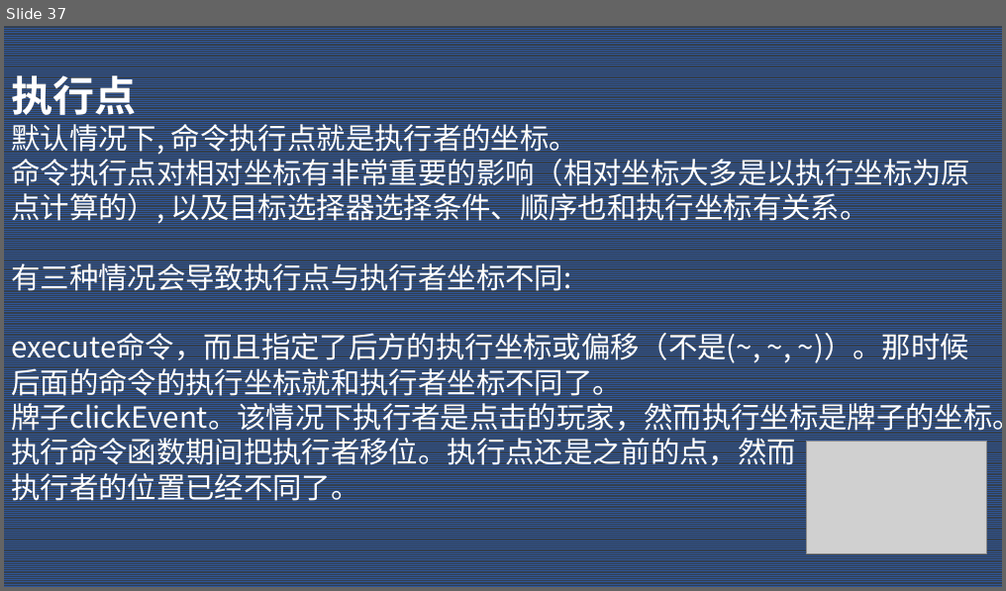
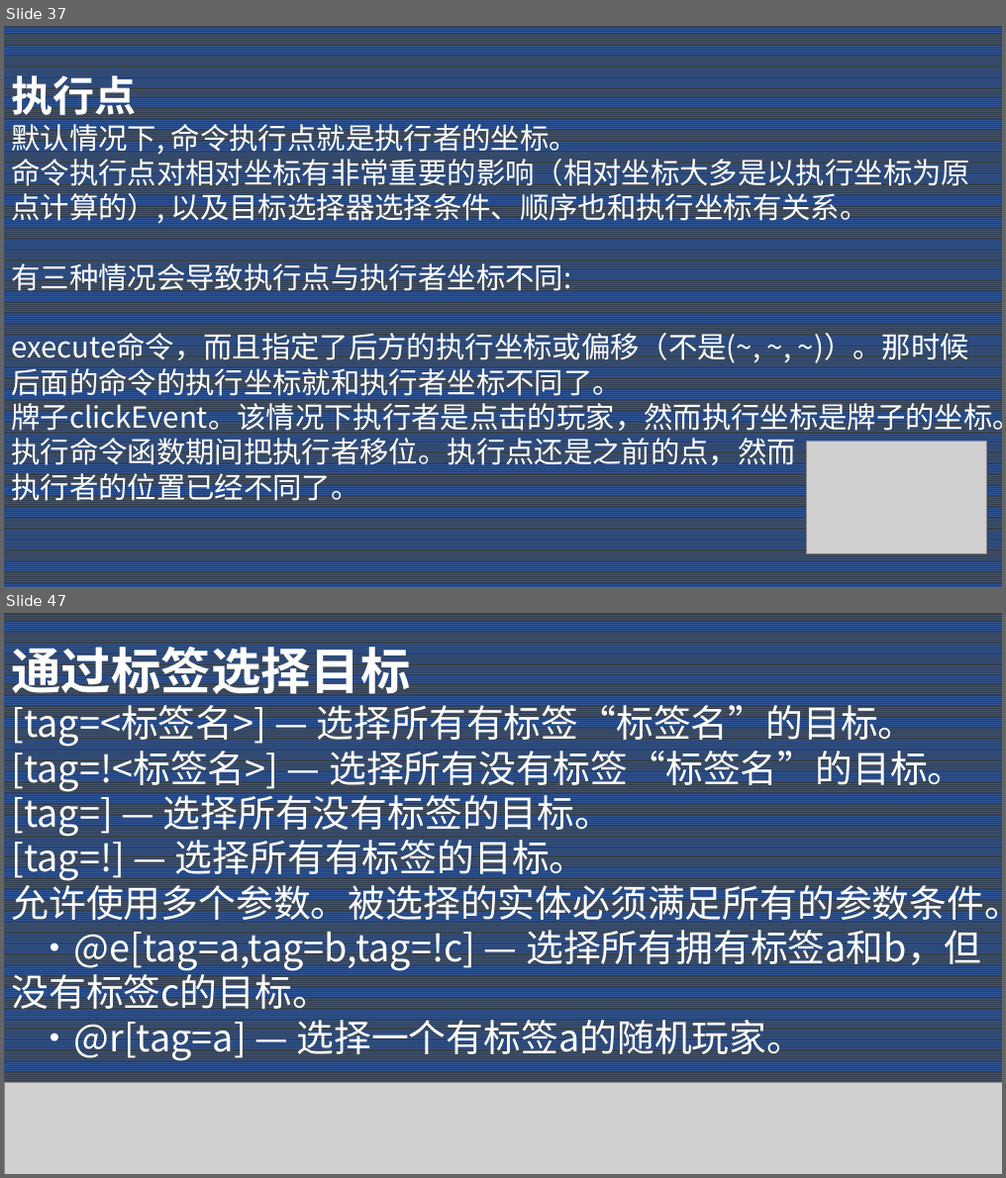
Before and after one commit to Dubhe-Studio/VanillaModTutorialVideo, a slide deck: Day 1 基础概念/PPT/Day 1.pptx. Shown one above the other, each under a label of ours: slide 37 before the commit, slides 37 and 47 after it; the slides between them are not shown. The pictures are 1006x591 and 1006x1178 pixels, drawn with LibreOffice and Linux fonts; fonts in the diff are those of the drawing; grey boxes stand for pictures. Boxes give left, top, right and bottom in pixels: in the first picture for what was removed or moved away, otherwise in the second. Text is boxed around its words. In the diff, an @@ line names an element or a change of style, - is before the commit and + after.

```diff
--- a/Day 1 基础概念/PPT/Day 1.pptx
+++ b/Day 1 基础概念/PPT/Day 1.pptx
@@ slide 47 added at [4, 613, 1002, 1174], background pattern #2F5597 on #333F50 @@
@@ text added at [11, 640, 1002, 1061], 36 pt, text #FFFFFF @@
+通过标签选择目标
+[tag=<标签名>] — 选择所有有标签“标签名”的目标。
+[tag=!<标签名>] — 选择所有没有标签“标签名”的目标。
+[tag=] — 选择所有没有标签的目标。
+[tag=!] — 选择所有有标签的目标。
+允许使用多个参数。被选择的实体必须满足所有的参数条件。
+·@e[tag=a,tag=b,tag=!c] — 选择所有拥有标签a和b，但没有标签c的目标。
+·@r[tag=a] — 选择一个有标签a的随机玩家。
@@ picture added at [4, 1083, 1002, 1174] @@
```
Also in this commit, not shown: 5 slides changed, 19 other slides added, 4 slides removed, 2 other files.
